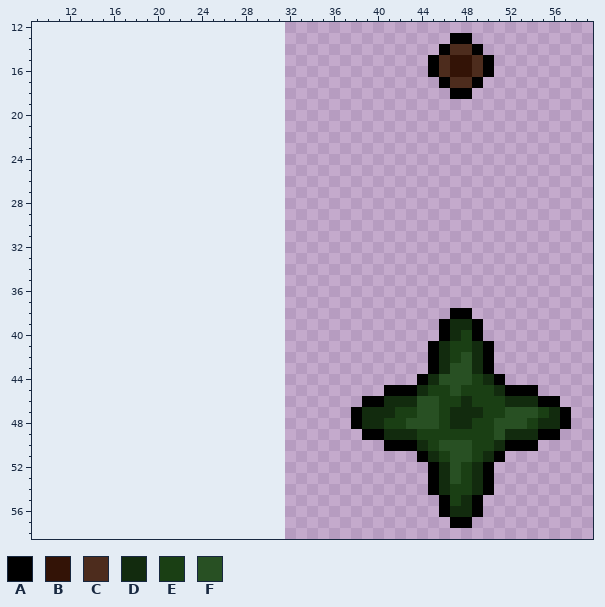
Pixel-art sprite -- EcoShooter/Assets/Sprites/Character/CarrotPlant.png. This is how it looked before the edit.
The file is 32x64 pixels. Shown: x 9..59, y 12..58. The old version is drawn lined up with the new one, on the new canvas.
Palette (. is transparent): A #000000  B #331306  C #4d2c1d  D #122b0e  E #1a3f14  F #285023
Pixels before, first column x 38:
13 .........AA.........
14 ........ACCA........
15 .......ACBBCA.......
16 .......ACBBCA.......
17 ........ACCA........
18 .........AA.........
19 ....................
20 ....................
21 ....................
22 ....................
23 ....................
24 ....................
25 ....................
26 ....................
27 ....................
28 ....................
29 ....................
30 ....................
31 ....................
32 ....................
33 ....................
34 ....................
35 ....................
36 ....................
37 ....................
38 .........AA.........
39 ........ADDA........
40 ........ADEA........
41 .......ADEEDA.......
42 .......ADEFDA.......
43 .......ADFFDA.......
44 ......ADFFFEDA......
45 ...AAADEEFEEEDAAA...
46 .AADDDFFEEDEEEDDDAA.
47 ADDDEEFFEDDDEEFFFEDA
48 ADDEEFFFEDDEEFFFEDDA
49 .AADDDEEEEEEEFDDDAA.
50 ...AAADEFFFEEDAAA...
51 ......ADEFFEDA......
52 .......ADFEDA.......
53 .......ADFEDA.......
54 .......ADEEDA.......
55 ........AEDA........
56 ........ADDA........
57 .........AA.........
New version:
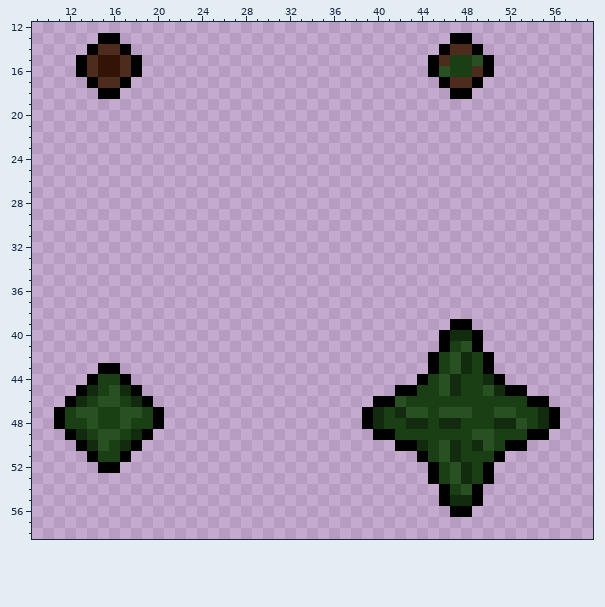
From the commit log: Added more differentiated plant stages
Difference:
canvas 32x64 -> 64x64, the old top-left corner now at 32,0
Changed rows in their new state; - is an unchanged pixel.
first column x 13:
13 --AA---------------------------------
14 -ACCA--------------------------------
15 ACBBCA----------------------------EEF
16 ACBBCA---------------------------FEE-
17 -ACCA--------------------------------
18 --AA---------------------------------
first column x 11:
38 ------------------------------------..---------
39 -----------------------------------.AA.--------
40 -------------------------------------D---------
41 ----------------------------------.A-FA.-------
42 -----------------------------------EFDE--------
43 ----AA-----------------------------E-DE--------
44 ---AEEA---------------------------E-DE---------
45 --ADEFDA----------------------.--E-FD--F---.---
46 -ADEFFEDA-------------------.-AFEEE--E---EEA-.-
47 AEFFEEFFEA-----------------.A-EDF-EFFFE-F-EEDA.
48 AEEFEEFEEA-----------------.A---DDED-E--DD---A.
49 -ADEFFEDA-------------------.-AEE-----FFEEEA-.-
50 --ADFEDA----------------------.-----DEDFE--.---
51 ---AEEA---------------------------EFDE-E-------
52 ----AA-----------------------------E-DE--------
53 -----------------------------------E-DE--------
54 ----------------------------------.A-FA.-------
55 ------------------------------------D----------
56 -----------------------------------.AA.--------
57 ------------------------------------..---------
